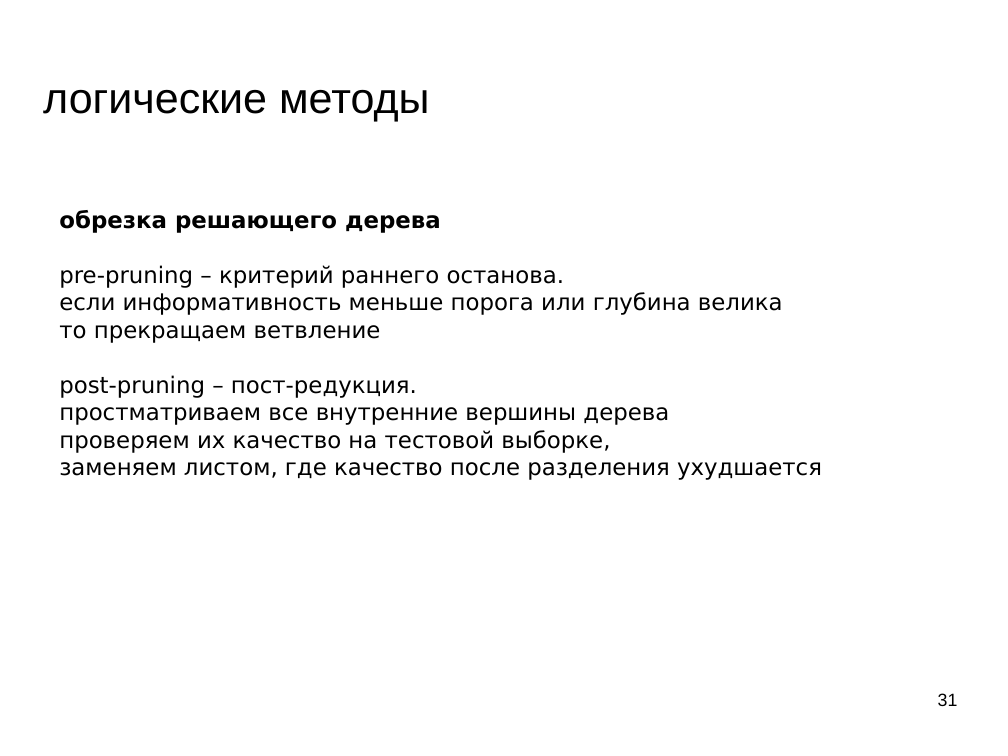
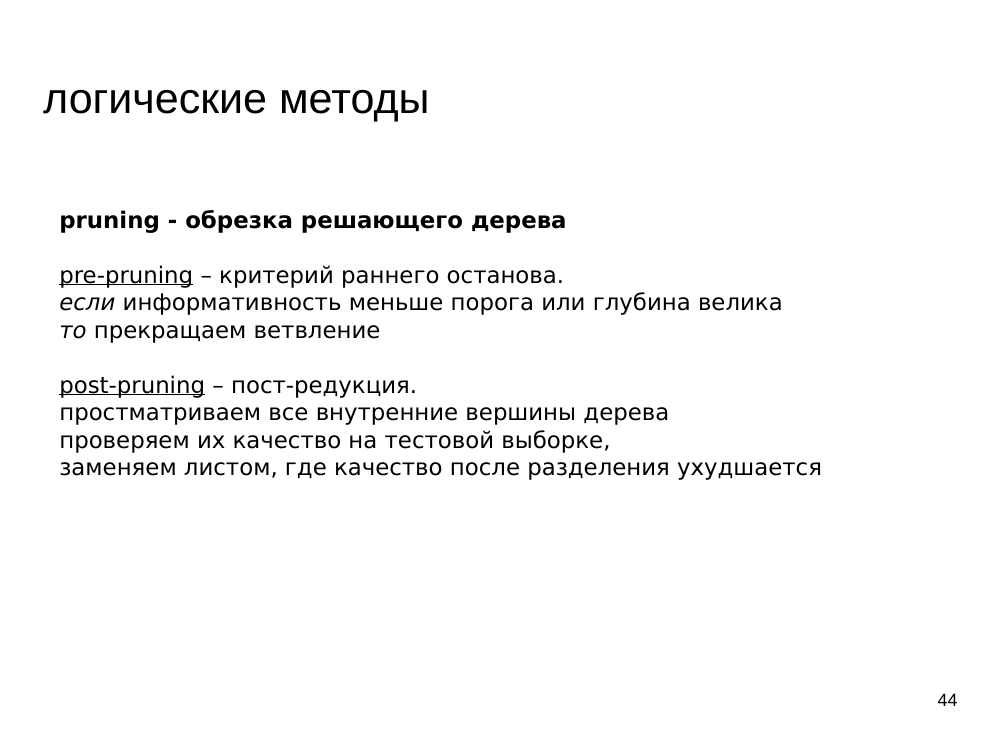
Before and after one commit to mechanoid5/ml_lectorium_legacy, a slide deck: slide 44 of 08-logical.odp (slide 31 before the commit). Drawn at 1008x756 pixels with LibreOffice and Linux fonts; fonts in the diff are those of the drawing; background and template pictures are left out. Boxes give left, top, right and bottom in pixels: in the first picture for what was removed or moved away, otherwise in the second. Text is boxed around its words. In the diff, an @@ line names an element or a change of style, - is before the commit and + after.

```diff
--- a/08-logical.odp
+++ b/08-logical.odp
@@ text at [59,210,567,233]: text changed @@
-обрезка решающего дерева
+pruning - обрезка решающего дерева
@@ text at [59,265,783,398]: underline on in "pre-pruning", "post-pruning"; italic on in "если", "то" @@
@@ page number at [938,693,958,706]: text changed @@
-31
+44
```
Also in this commit, not shown: 7 other slides changed, 15 slides added, 1 slide removed.
